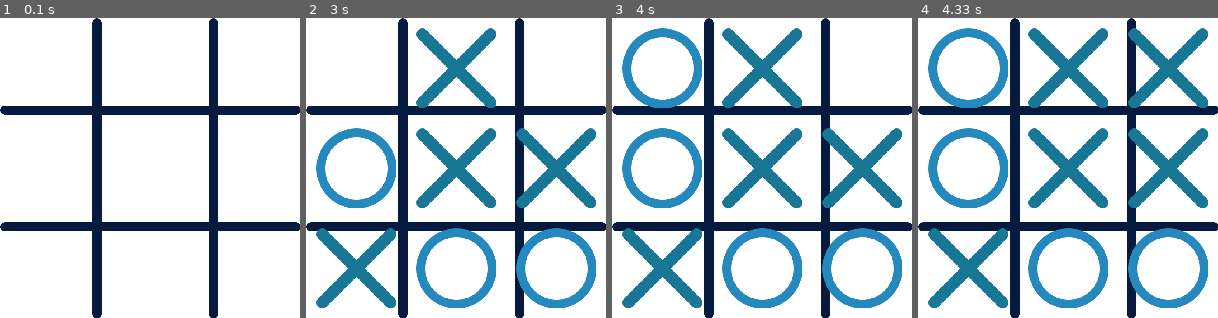
Above: before the commit, frames 1-4 (left to right).
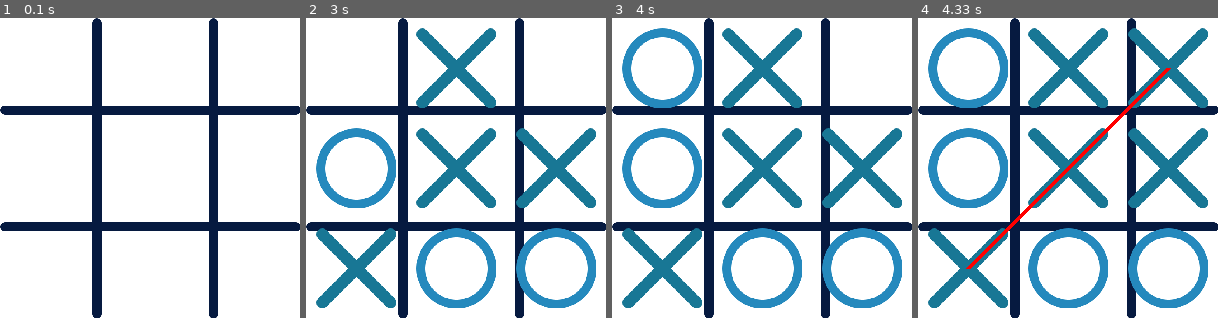
Above: after the commit, the same moments.

Repository: JanKurdila/pygame_tic_tac_toe
Game: pygame game, started from main.py
Two runs of this game, one before a commit and one after it. Both use one fixed random seed, a clock stepped at 60 frames per second and the inputs below.
Inputs (mouse positions are in pixels of both pictures, inside the frame that each line leads up to):
- Up to frame 1 (0.1 s): no input
- Up to frame 2 (3 s): click (456, 168) at 0.38 s; click (384, 171) at 0.72 s; click (363, 237) at 1.05 s; click (564, 273) at 1.38 s; click (462, 66) at 1.72 s; click (441, 246) at 2.05 s; click (534, 216) at 2.38 s
- Up to frame 3 (4 s): click (648, 102) at 3.22 s
- Up to frame 4 (4.33 s): click (1131, 114) at 4.05 s

Frames 1-3 are identical in both runs. In frame 4, 1.1% of the frame differs, in the area x 16-85%, y 16-84%.

Commit message:
3) Zisťovanie výhry a zvýraznenie víťaznej línie

Diff:
--- a/Config/config.py
+++ b/Config/config.py
@@ -4,4 +4,10 @@
 
 POZADIE = pygame.Color(255, 255, 255)
 
+BOARD_IMAGE = pygame.image.load("Obrázky/Board.png")
+X_IMAGE = pygame.image.load("Obrázky/X.png")
+O_IMAGE = pygame.image.load("Obrázky/O.png")
+
 FPS = 30
+
+FARBA_VITAZSTVA = pygame.Color(255, 0, 0)
--- a/main.py
+++ b/main.py
@@ -4,9 +4,9 @@
 
 def setup_game(window):
     # Načítanie obrázkov
-    board_img = pygame.image.load("Obrázky/Board.png")
-    x_img = pygame.image.load("Obrázky/X.png")
-    o_img = pygame.image.load("Obrázky/O.png")
+    board_img = config.BOARD_IMAGE
+    x_img = config.X_IMAGE
+    o_img = config.O_IMAGE
 
     # Zmena veľkosti obrázkov X a O (voliteľné, ak chcete zmeniť ich veľkosť)
     x_img = pygame.transform.scale(x_img, (80, 80))
@@ -14,7 +14,7 @@
     board_img = pygame.transform.scale(board_img, config.ROZLISENIE)
 
     # Vyplnenie pozadia
-    window.fill(config.POZADIE)  # Biele pozadie
+    window.fill(config.POZADIE)  # Použitie konfiguračnej farby pozadia
 
     # Zobrazenie hracej dosky
     window.blit(board_img, (0, 0))
@@ -29,6 +29,53 @@
                 window.blit(x_img, (col * 100 + 10, row * 100 + 10))
             elif board[row][col] == 'O':
                 window.blit(o_img, (col * 100 + 10, row * 100 + 10))
+
+def check_win(board):
+    # Kontrola výhry v riadkoch
+    for row in range(3):
+        if board[row][0] == board[row][1] == board[row][2] and board[row][0] is not None:
+            return board[row][0]
+
+    # Kontrola výhry v stĺpcoch
+    for col in range(3):
+        if board[0][col] == board[1][col] == board[2][col] and board[0][col] is not None:
+            return board[0][col]
+
+    # Kontrola výhry po diagonálach
+    if board[0][0] == board[1][1] == board[2][2] and board[0][0] is not None:
+        return board[0][0]
+    if board[0][2] == board[1][1] == board[2][0] and board[0][2] is not None:
+        return board[0][2]
+
+    # Ak nie je žiadny víťaz a nie je žiadne voľné miesto na doske, je to remíza
+    for row in range(3):
+        for col in range(3):
+            if board[row][col] is None:
+                return None
+    return "DRAW"
+
+def highlight_winner(window, board, winner):
+    # Pozícia víťaznej kombinácie
+    if winner == 'X':
+        winner_img = x_img
+    else:
+        winner_img = o_img
+
+    # Kontrola výhry v riadkoch
+    for row in range(3):
+        if board[row][0] == board[row][1] == board[row][2] == winner:
+            pygame.draw.line(window, config.FARBA_VITAZSTVA, (0, row * 100 + 50), (config.ROZLISENIE[0], row * 100 + 50), 5)
+
+    # Kontrola výhry v stĺpcoch
+    for col in range(3):
+        if board[0][col] == board[1][col] == board[2][col] == winner:
+            pygame.draw.line(window, config.FARBA_VITAZSTVA, (col * 100 + 50, 0), (col * 100 + 50, config.ROZLISENIE[1]), 5)
+
+    # Kontrola výhry po diagonálach
+    if board[0][0] == board[1][1] == board[2][2] == winner:
+        pygame.draw.line(window, config.FARBA_VITAZSTVA, (50, 50), (config.ROZLISENIE[0] - 50, config.ROZLISENIE[1] - 50), 5)
+    if board[0][2] == board[1][1] == board[2][0] == winner:
+        pygame.draw.line(window, config.FARBA_VITAZSTVA, (config.ROZLISENIE[0] - 50, 50), (50, config.ROZLISENIE[1] - 50), 5)
 
 if __name__ == "__main__":
     pygame.init()
@@ -45,12 +92,15 @@
     # Inicializácia Clock
     clock = pygame.time.Clock()
 
+    # Inicializácia premenných clicked_row a clicked_col mimo bloku udalosti
+    clicked_row = None
+    clicked_col = None
+
     while True:
-        # Ak vypnem okno, musím vypnuť pygame
         for event in pygame.event.get():
             if event.type == pygame.QUIT:
-                pygame.quit() # Vypnutie pygamu
-                sys.exit() # Vypnutie celého programu
+                pygame.quit()
+                sys.exit()
 
             if event.type == pygame.MOUSEBUTTONDOWN:
                 mouseX, mouseY = event.pos
@@ -59,7 +109,7 @@
 
                 if board[clicked_row][clicked_col] is None:
                     board[clicked_row][clicked_col] = to_move
-                    to_move = 'O' if to_move == 'X' else 'X'
+                    to_move = 'O' if to_move == 'X' else 'X'  # Opravená syntax chyba
 
         # Vyplnenie pozadia a zobrazenie hracej dosky
         window.fill(config.POZADIE)
@@ -68,6 +118,12 @@
         # Vykreslenie X a O
         draw_figures(window, board, x_img, o_img)
 
+        # Kontrola výhry
+        result = check_win(board)
+        if result is not None:
+            # Ak je výhra, zvýrazníme výhernej kombináciu
+            highlight_winner(window, board, result)
+
         # Aktualizácia obrazovky
         pygame.display.update()
 
